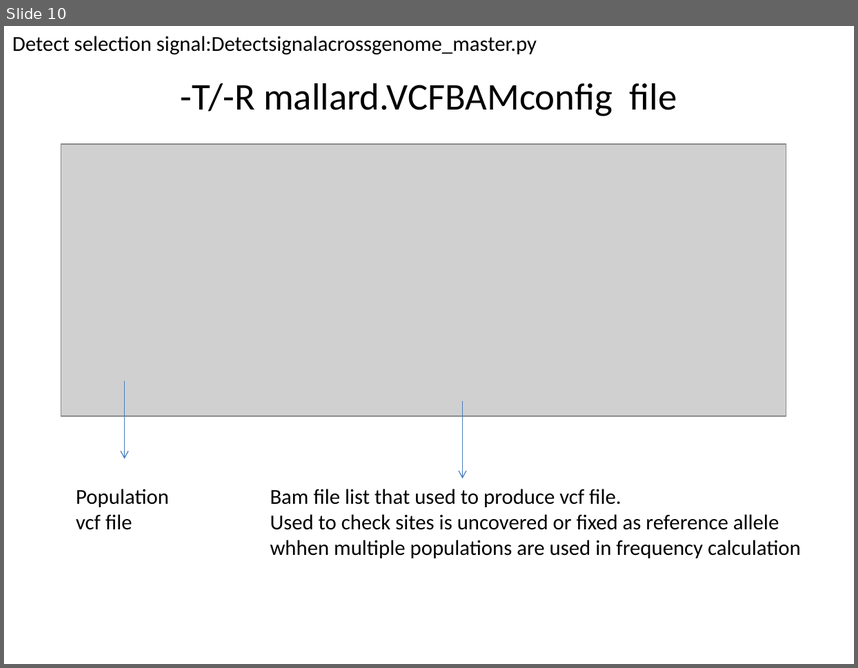
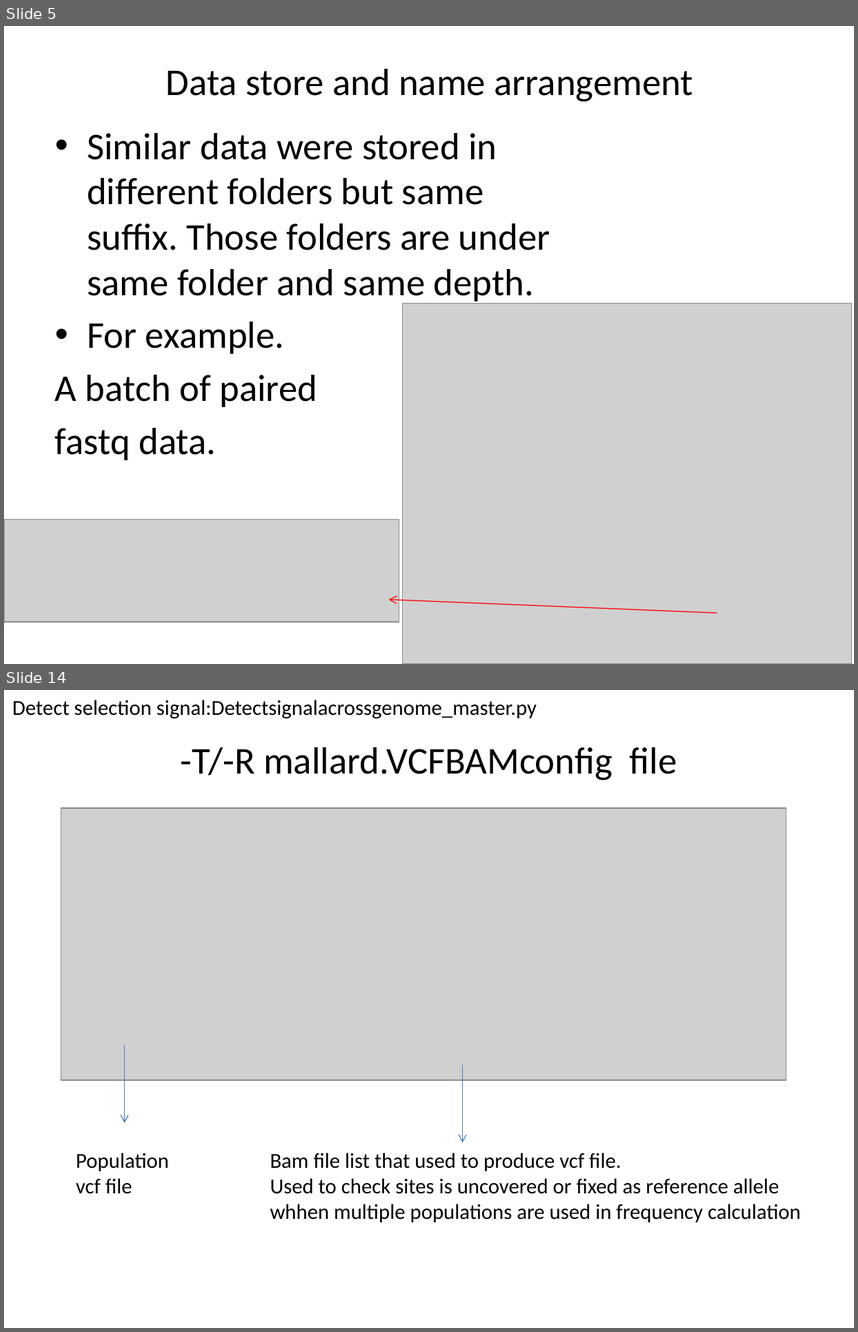
Before and after one commit to vitogump/lifelit, a slide deck: userGuide.pptx. Shown one above the other, each under a label of ours: slide 10 before the commit, slides 5 and 14 after it; the slides between them are not shown. The pictures are 858x668 and 858x1332 pixels, drawn with LibreOffice and Linux fonts; fonts in the diff are those of the drawing; grey boxes stand for pictures. Boxes give left, top, right and bottom in pixels: in the first picture for what was removed or moved away, otherwise in the second. Text is boxed around its words. In the diff, an @@ line names an element or a change of style, - is before the commit and + after.

```diff
--- a/userGuide.pptx
+++ b/userGuide.pptx
@@ slide 5 added at box(4, 26, 854, 664), background #FFFFFF @@
@@ title added at box(166, 69, 693, 102), 32 pt, text #000000 @@
+Data store and name arrangement
@@ text added at box(55, 133, 550, 460), 32 pt, text #000000 @@
+• Similar data were stored in different folders but same suffix. Those folders are under same folder and same depth.
+• For example.
+A batch of paired
+fastq data.
@@ picture added at box(403, 303, 851, 664) @@
@@ picture added at box(4, 519, 399, 622) @@
@@ arrow added from (717, 612) to (389, 599), #FF0000 0.75 pt @@
@@ what was slide 10 is now slide 14 @@
```
Also in this commit, not shown: 9 slides changed, 7 other slides added, 2 slides removed, 3 other files.
